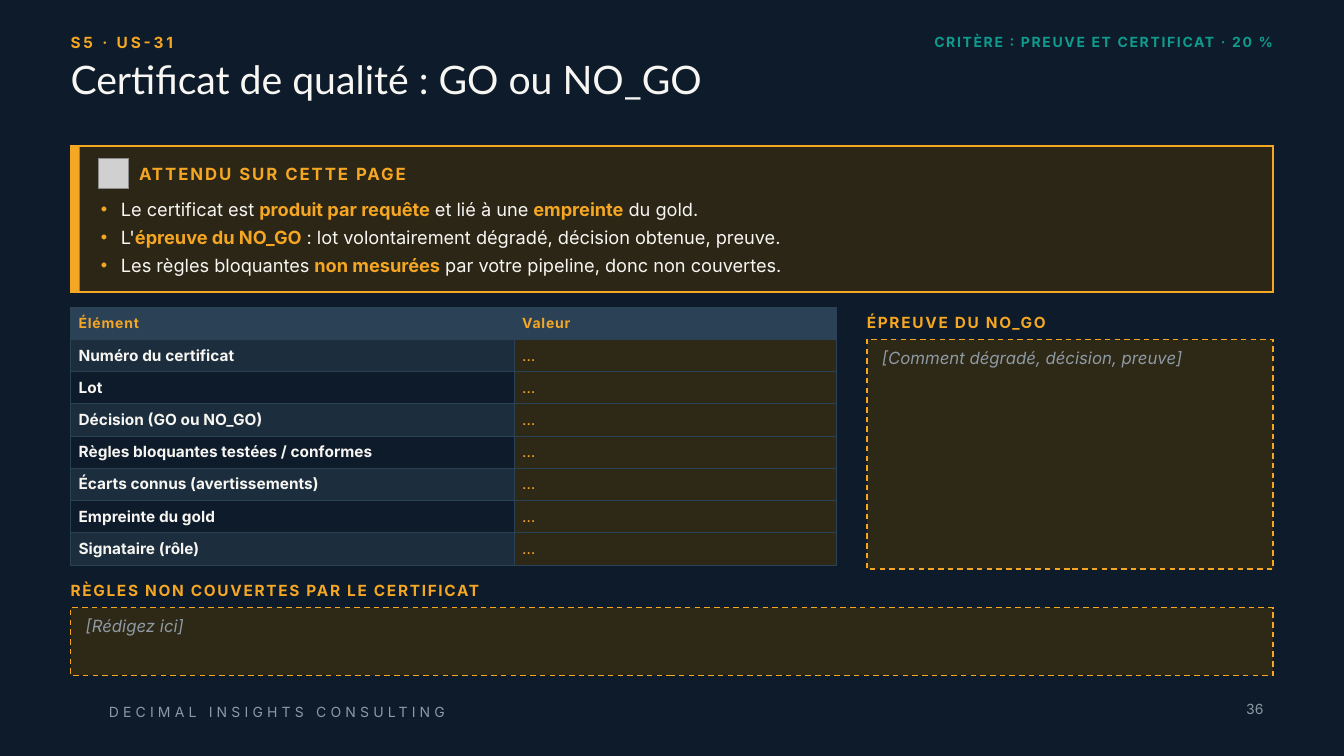
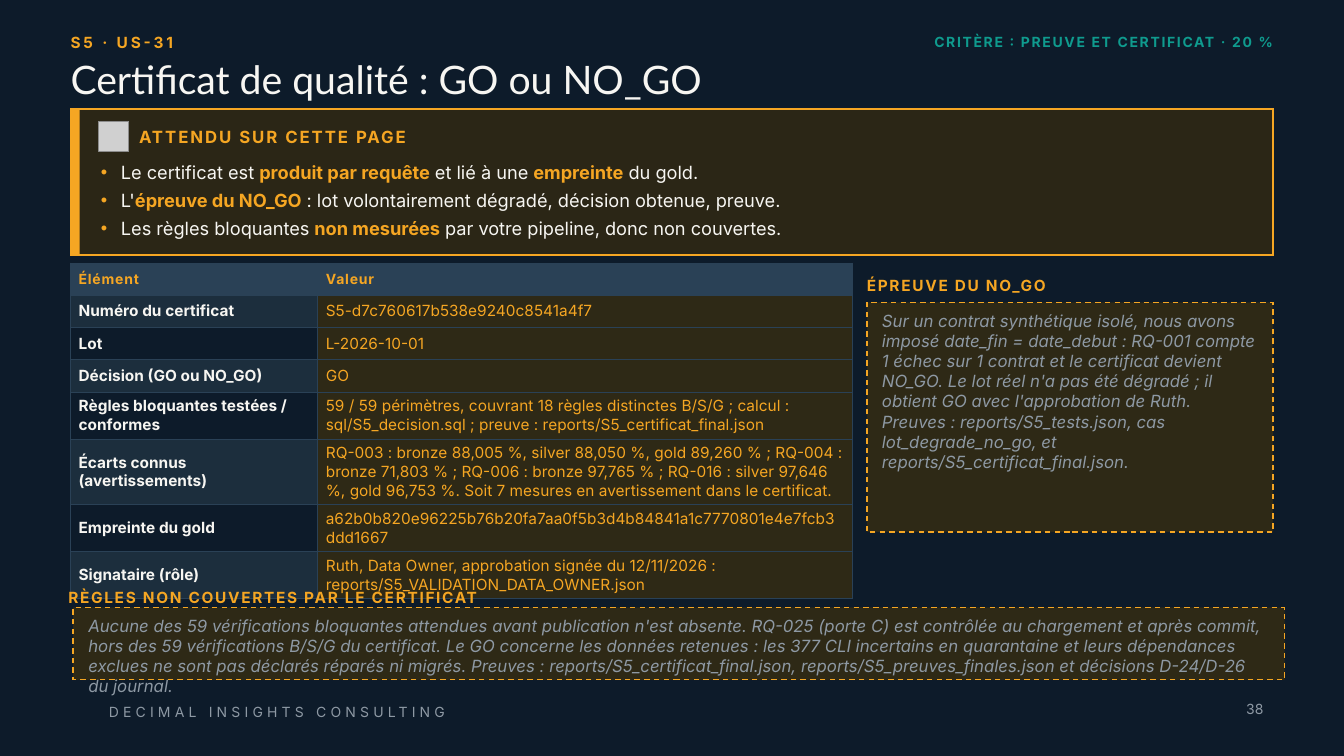
Before and after one commit to ruthabebeneg/td-qualite-g02, a slide deck: slide 38 of livrables/Livrable_Groupe_TD_AssurConnect.pptx (slide 36 before the commit). Drawn at 1344x756 pixels with LibreOffice and Linux fonts; fonts in the diff are those of the drawing; grey boxes stand for pictures; background and template pictures are left out. Boxes give left, top, right and bottom in pixels: in the first picture for what was removed or moved away, otherwise in the second. Text is boxed around its words. In the diff, an @@ line names an element or a change of style, - is before the commit and + after.

```diff
--- a/livrables/Livrable_Groupe_TD_AssurConnect.pptx
+++ b/livrables/Livrable_Groupe_TD_AssurConnect.pptx
@@ 2 rectangles, 1 picture, 1 text: place and size @@
-2 rectangles, 1 picture, 1 text at <box>71,146,1273,292</box>
+2 rectangles, 1 picture, 1 text at <box>71,109,1273,255</box>
@@ table at <box>71,263,853,598</box> @@
-row 2, column 2: …
+row 2, column 2: S5-d7c760617b538e9240c8541a4f7
-row 3, column 2: …
+row 3, column 2: L-2026-10-01
-row 4, column 2: …
+row 4, column 2: GO
-row 5, column 2: …
+row 5, column 2: 59 / 59 périmètres, couvrant 18 règles distinctes B/S/G ; calcul : sql/S5_decision.sql ; preuve : reports/S5_certificat_final.json
-row 6, column 2: …
+row 6, column 2: RQ-003 : bronze 88,005 %, silver 88,050 %, gold 89,260 % ; RQ-004 : bronze 71,803 % ; RQ-006 : bronze 97,765 % ; RQ-016 : silver 97,646 %, gold 96,753 %. Soit 7 mesures en avertissement dans le certificat.
-row 7, column 2: …
+row 7, column 2: a62b0b820e96225b76b20fa7aa0f5b3d4b84841a1c7770801e4e7fcb3ddd1667
-row 8, column 2: …
+row 8, column 2: Ruth, Data Owner, approbation signée du 12/11/2026 : reports/S5_VALIDATION_DATA_OWNER.json
@@ table: place and size @@
-table at <box>71,308,837,566</box>
+table at <box>71,263,853,598</box>
@@ 2 texts, 1 rectangle: place and size @@
-2 texts, 1 rectangle at <box>121,202,1273,570</box>
+2 texts, 1 rectangle at <box>121,165,1273,532</box>
@@ text in rectangle at <box>882,314,1255,472</box>: text changed @@
-[Comment dégradé, décision, preuve]
+Sur un contrat synthétique isolé, nous avons imposé date_fin = date_debut : RQ-001 compte 1 échec sur 1 contrat et le certificat devient NO_GO. Le lot réel n'a pas été dégradé ; il obtient GO avec l'approbation de Ruth. Preuves : reports/S5_tests.json, cas lot_degrade_no_go, et reports/S5_certificat_final.json.
@@ text "RÈGLES NON COUVERTES PAR LE ...": place and size @@
-text "RÈGLES NON COUVERTES PAR LE ..." at <box>71,576,1273,604</box>
+text "RÈGLES NON COUVERTES PAR LE ..." at <box>69,583,1271,611</box>
@@ rectangle "Aucune des 59 vérifications bloquantes ...": place and size @@
-rectangle "Aucune des 59 vérifications bloquantes ..." at <box>71,608,1273,676</box>
+rectangle "Aucune des 59 vérifications bloquantes ..." at <box>74,608,1286,681</box>
@@ text in rectangle at <box>88,619,1260,695</box>: text changed @@
-[Rédigez ici]
+Aucune des 59 vérifications bloquantes attendues avant publication n'est absente. RQ-025 (porte C) est contrôlée au chargement et après commit, hors des 59 vérifications B/S/G du certificat. Le GO concerne les données retenues : les 377 CLI incertains en quarantaine et leurs dépendances exclues ne sont pas déclarés réparés ni migrés. Preuves : reports/S5_certificat_final.json, reports/S5_preuves_finales.json et décisions D-24/D-26 du journal.
```
Also in this commit, not shown: 16 other slides changed, 2 slides added.
